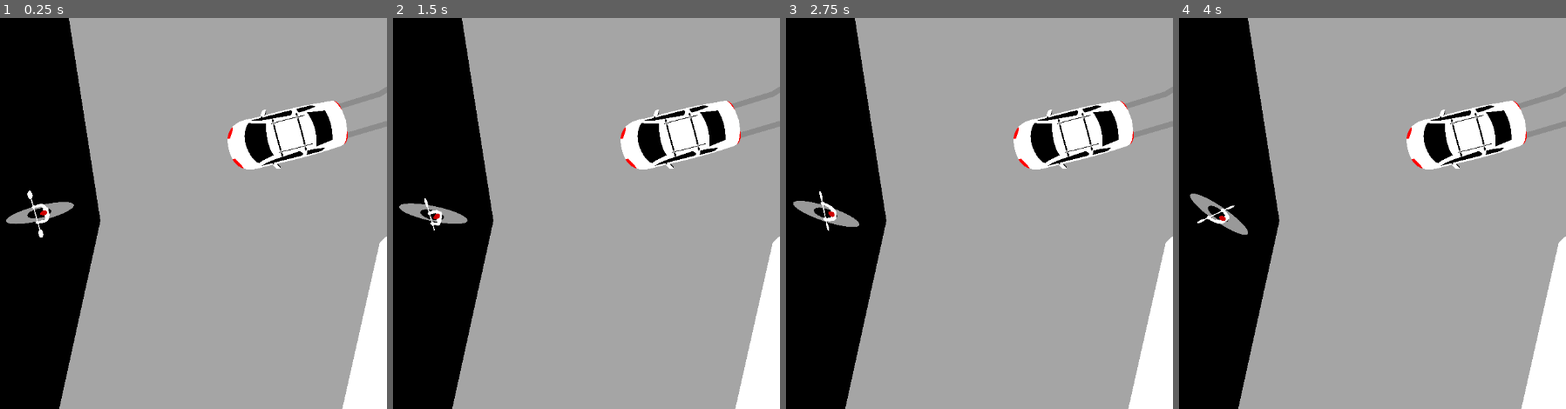
Above: before the commit, frames 1-4 (left to right).
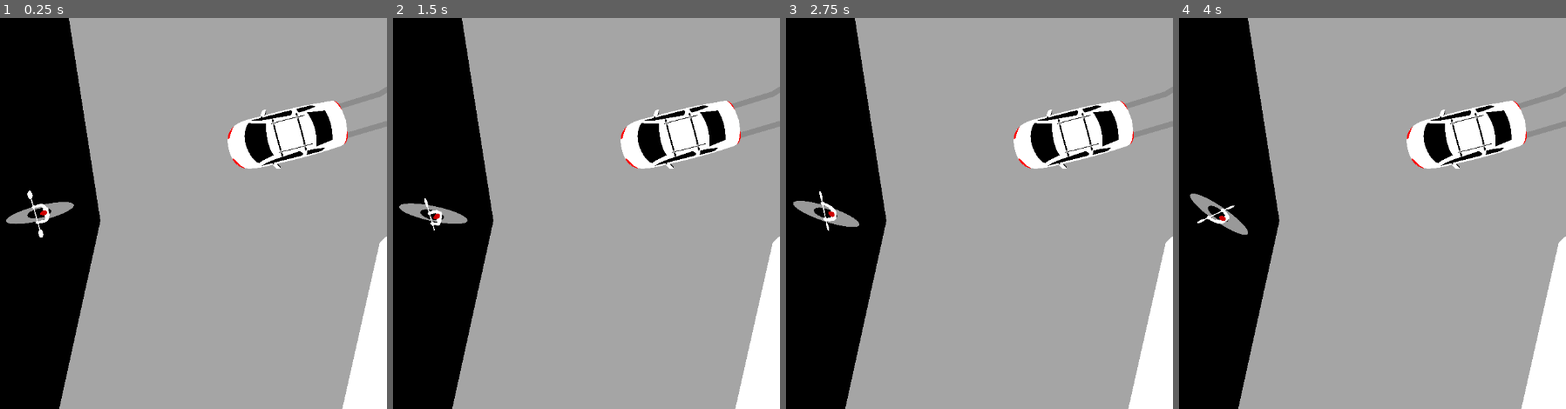
Above: after the commit, the same moments.

Repository: valentinlageard/kayak
Game: Godot game, scene res://main_scene.tscn
Two runs of this game, one before a commit and one after it. Both use one fixed random seed, a clock stepped at 60 frames per second and the inputs below.
Inputs:
- Up to frame 1 (0.25 s): no input
- Up to frame 2 (1.5 s): tap Enter at 0.5 s; hold E (break_right) 0.53-1.28 s; hold Q (break_left) from 1.28 s (still down)
- Up to frame 3 (2.75 s): release Q (break_left) at 2.03 s; hold E (break_right) from 2.03 s (still down)
- Up to frame 4 (4 s): release E (break_right) at 3.53 s; hold Q (break_left) from 3.53 s (still down)

The runs differ from the first frame. In frame 1, less than 0.1% of the frame differs, in the area x 58-80%, y 25-39%; in frame 2, less than 0.1%; in frame 3, less than 0.1%; in frame 4, less than 0.1%.

Commit message:
changes car, adds acceleration curve for the paddle action

Diff:
--- a/character_controller.gd
+++ b/character_controller.gd
@@ -10,7 +10,7 @@
 @export var break_turn_power: float = 0.005
 @export var max_velocity: float = 800.0
 @export var paddle_duration: float = 0.5
-@export var paddle_acceleration_curve: float = 0.5
+@export var paddle_acceleration_curve: Curve
 @export var friction: float = 0.05
 @export var bounciness: float = 0.75
 @export var align_velocity_to_rotation_strength: float = 0.05
@@ -122,7 +122,7 @@
 		return
 
 	paddle_timer += delta
-	var paddle_strength = ease(paddle_timer / paddle_duration, paddle_acceleration_curve)
+	var paddle_strength = paddle_acceleration_curve.sample(paddle_timer / paddle_duration)
 	var forward_direction = Vector2.UP.rotated(rotation)
 	velocity += forward_direction * acceleration * paddle_strength * delta
 	rotation -= turn_speed * 0.1 * paddle_strength * delta
@@ -133,7 +133,7 @@
 		return
 
 	paddle_timer += delta
-	var paddle_strength = ease(paddle_timer / paddle_duration, paddle_acceleration_curve)
+	var paddle_strength = paddle_acceleration_curve.sample(paddle_timer / paddle_duration)
 	var forward_direction = Vector2.UP.rotated(rotation)
 	velocity += forward_direction * acceleration * paddle_strength * delta
 	rotation += turn_speed * 0.1 * paddle_strength * delta
--- a/flowfield_affected.gd
+++ b/flowfield_affected.gd
@@ -17,7 +17,7 @@
 		push_error("FlowFieldAffected's parent must be a RigidBody2D for physics interactions.")
 		queue_free()
 
-func _physics_process(delta):
+func _physics_process(_delta):
 	var pos = parent_body.global_position
 	var force_direction = FlowfieldManager.get_force_at_position(pos).normalized()
 
--- a/level.tscn
+++ b/level.tscn
@@ -22,18 +22,18 @@
 [node name="Level" type="Node2D"]
 position = Vector2(1604, -36)
 
-[node name="turtle" parent="." instance=ExtResource("3_0b4ue")]
+[node name="turtle" parent="." groups=["npc"] instance=ExtResource("3_0b4ue")]
 position = Vector2(1452, 105)
 
-[node name="turtle2" parent="." instance=ExtResource("3_0b4ue")]
+[node name="turtle2" parent="." groups=["npc"] instance=ExtResource("3_0b4ue")]
 position = Vector2(1558, 201)
 rotation = -1.42749
 
-[node name="turtle3" parent="." instance=ExtResource("3_0b4ue")]
+[node name="turtle3" parent="." groups=["npc"] instance=ExtResource("3_0b4ue")]
 position = Vector2(1653, -17)
 rotation = -2.83964
 
-[node name="turtle4" parent="." instance=ExtResource("3_0b4ue")]
+[node name="turtle4" parent="." groups=["npc"] instance=ExtResource("3_0b4ue")]
 position = Vector2(1793, 106)
 rotation = 2.87709
 
--- a/main_character.tscn
+++ b/main_character.tscn
@@ -16,6 +16,10 @@
 [ext_resource type="Texture2D" uid="uid://bi72sx4gl4e3w" path="res://Break_drift_right_intermediate.png" id="6_wevls"]
 [ext_resource type="Texture2D" uid="uid://b008cplpbm4p0" path="res://Hard_push_right.png" id="7_5q0wt"]
 [ext_resource type="Texture2D" uid="uid://bpnpr4lssx07j" path="res://Break_drift_right_conclude.png" id="7_8013f"]
+
+[sub_resource type="Curve" id="Curve_07ek2"]
+_data = [Vector2(0.187747, 0.0233586), 0.0, 0.0, 0, 0, Vector2(0.34585, 1), 0.0, 0.0, 0, 0, Vector2(0.895257, 1), 0.0, 0.0, 0, 0, Vector2(1, 0), 0.0, 0.0, 0, 0]
+point_count = 4
 
 [sub_resource type="SpriteFrames" id="SpriteFrames_48ufq"]
 animations = [{
@@ -100,6 +104,7 @@
 break_friction_strength = 0.01
 break_turn_power = 0.04
 paddle_duration = 0.7
+paddle_acceleration_curve = SubResource("Curve_07ek2")
 friction = 0.015
 bounciness = 0.4
 align_velocity_to_rotation_strength = 0.08
--- a/path_flowfield_source.gd
+++ b/path_flowfield_source.gd
@@ -66,10 +66,9 @@
 			var step = lerp(slow_arrow_spacing, fast_arrow_spacing, strength_multiplier)
 
 			var path_transform = curve.sample_baked_with_rotation(current_offset)
-			var position = path_transform.origin
 			var direction = path_transform.x
 
-			_draw_arrow(position, direction)
+			_draw_arrow(path_transform.origin, direction)
 
 			if step < 1.0: break
 			current_offset += step
Binary file changed: car.png
Not shown: 1 places in main_character.tscn that only renumber resources
